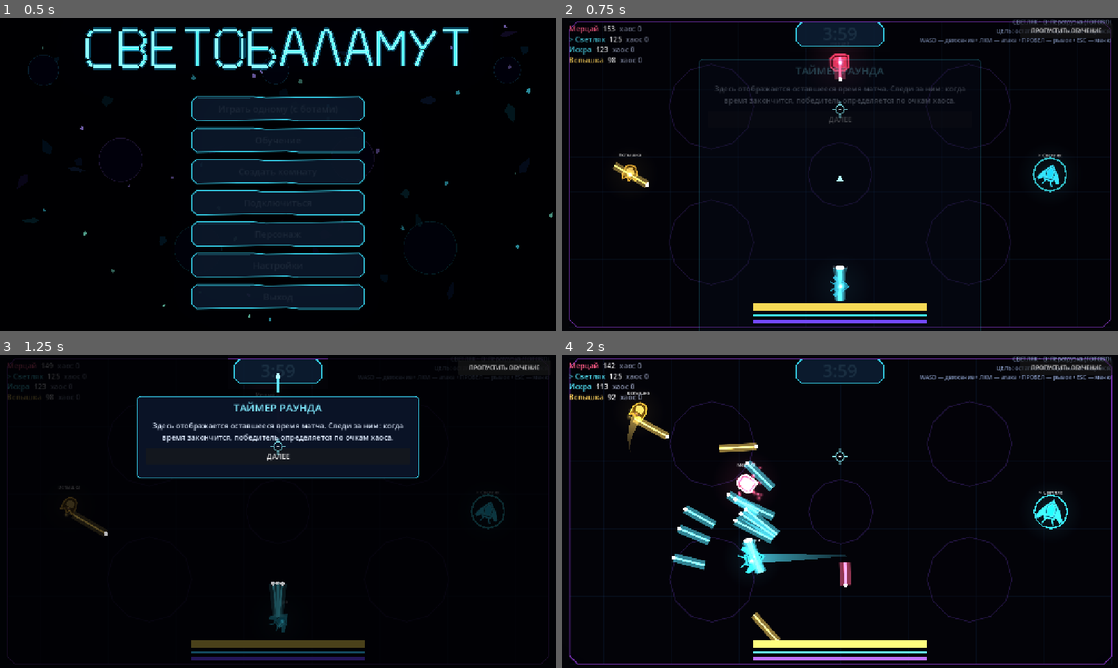
Above: before the commit, frames 1-4 (two rows, left to right).
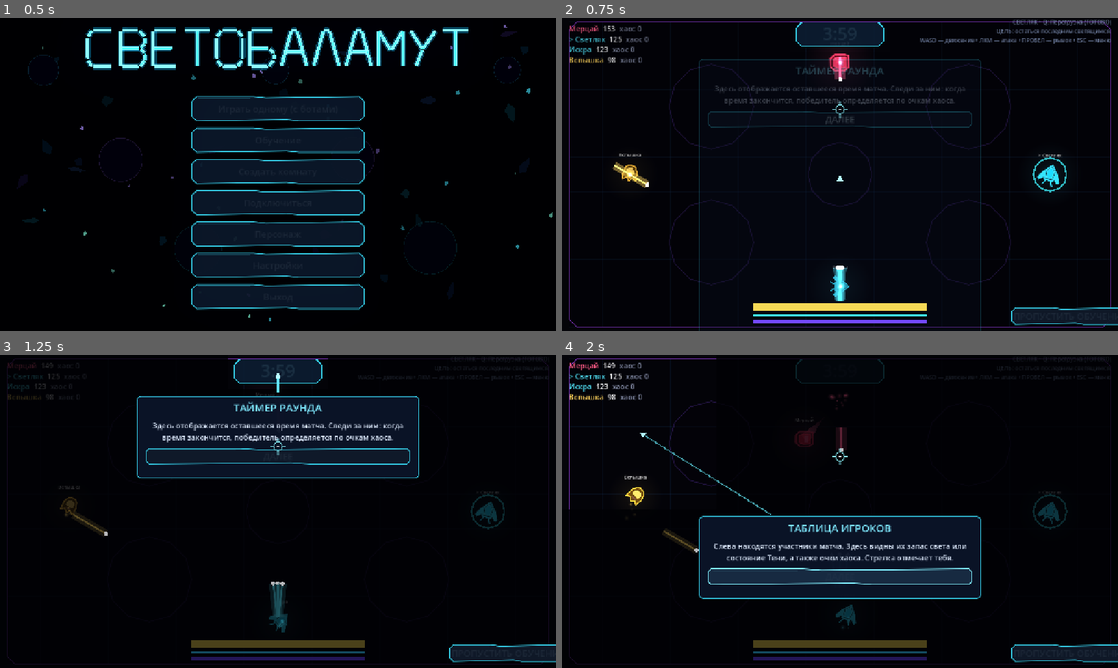
Above: after the commit, the same moments.

Repository: DvoreZZKy/svetobalamut
Game: Godot game, scene res://scenes/menu.tscn
The game is run twice, just before and just after one commit, with the same random seed, the same clock (stepped at 60 frames per second) and the same inputs.
Inputs:
- Up to frame 1 (0.5 s): no input
- Up to frame 2 (0.75 s): click "Играть одному (с ботами)" at 0.5 s
- Up to frame 3 (1.25 s): no input
- Up to frame 4 (2 s): click "ДАЛЕЕ" at 1.25 s

Frame 1 is identical in both runs. In frame 2, 1.6% of the frame differs, in the area x 26-100%, y 1-99%; in frame 3, 1.7%; in frame 4, 21%, in the area x 1-100%, y 0-99%.

Commit message:
Use menu buttons, continuous UI tutorial and adaptive keycaps

Diff:
--- a/scripts/arena_tutorial.gd
+++ b/scripts/arena_tutorial.gd
@@ -1,4 +1,6 @@
 extends Node
+
+const FacetButton = preload("res://scripts/facet_button.gd")
 ## Обучение с живой симуляцией: сначала интерфейс, затем практические действия.
 
 const NORMAL_SPEED := 1.0
@@ -122,7 +124,7 @@
 	key_row.alignment = BoxContainer.ALIGNMENT_CENTER
 	key_row.add_theme_constant_override("separation", 7)
 	column.add_child(key_row)
-	next_button = Button.new()
+	next_button = FacetButton.new()
 	next_button.text = "ДАЛЕЕ"
 	next_button.custom_minimum_size = Vector2(170, 38)
 	next_button.pressed.connect(_on_next)
@@ -136,13 +138,13 @@
 	pointer_head.color = Color("#b8fbff")
 	pointer_head.z_index = 16
 	layer.add_child(pointer_head)
-	skip_button = Button.new()
+	skip_button = FacetButton.new()
 	skip_button.text = "ПРОПУСТИТЬ ОБУЧЕНИЕ"
-	skip_button.set_anchors_preset(Control.PRESET_TOP_RIGHT)
-	skip_button.offset_left = -225
-	skip_button.offset_top = 12
-	skip_button.offset_right = -12
-	skip_button.offset_bottom = 46
+	skip_button.set_anchors_preset(Control.PRESET_BOTTOM_RIGHT)
+	skip_button.offset_left = -245
+	skip_button.offset_top = -54
+	skip_button.offset_right = -16
+	skip_button.offset_bottom = -14
 	skip_button.add_theme_font_size_override("font_size", 13)
 	skip_button.pressed.connect(_show_completion)
 	layer.add_child(skip_button)
@@ -164,7 +166,10 @@
 
 func _keycap(letter: String) -> Control:
 	var box := Control.new()
-	box.custom_minimum_size = Vector2(46, 46)
+	var font := ThemeDB.fallback_font
+	var measured := font.get_string_size(letter, HORIZONTAL_ALIGNMENT_LEFT, -1, 22).x
+	var cap_width := maxf(46.0, measured + 26.0)
+	box.custom_minimum_size = Vector2(cap_width, 46)
 	var frame := Panel.new()
 	frame.set_anchors_and_offsets_preset(Control.PRESET_FULL_RECT)
 	var style := StyleBoxFlat.new()
@@ -325,7 +330,8 @@
 	if stage != "ui":
 		return
 	ui_index += 1
-	_begin_transition("ui", ui_index)
+	# UI explanations are a continuous sequence: no gameplay-speed gap between them.
+	_show_ui_step(ui_index)
 
 
 func _target_rect() -> Rect2:
@@ -444,12 +450,12 @@
 	var actions := HBoxContainer.new()
 	actions.alignment = BoxContainer.ALIGNMENT_CENTER
 	actions.add_theme_constant_override("separation", 12)
-	var finish_btn := Button.new()
+	var finish_btn := FacetButton.new()
 	finish_btn.text = "ЗАВЕРШИТЬ ОБУЧЕНИЕ"
 	finish_btn.custom_minimum_size = Vector2(235, 42)
 	finish_btn.pressed.connect(_complete_and_exit)
 	actions.add_child(finish_btn)
-	var replay_btn := Button.new()
+	var replay_btn := FacetButton.new()
 	replay_btn.text = "ПРОЙТИ ЕЩЁ РАЗ"
 	replay_btn.custom_minimum_size = Vector2(200, 42)
 	replay_btn.pressed.connect(_restart_tutorial)
